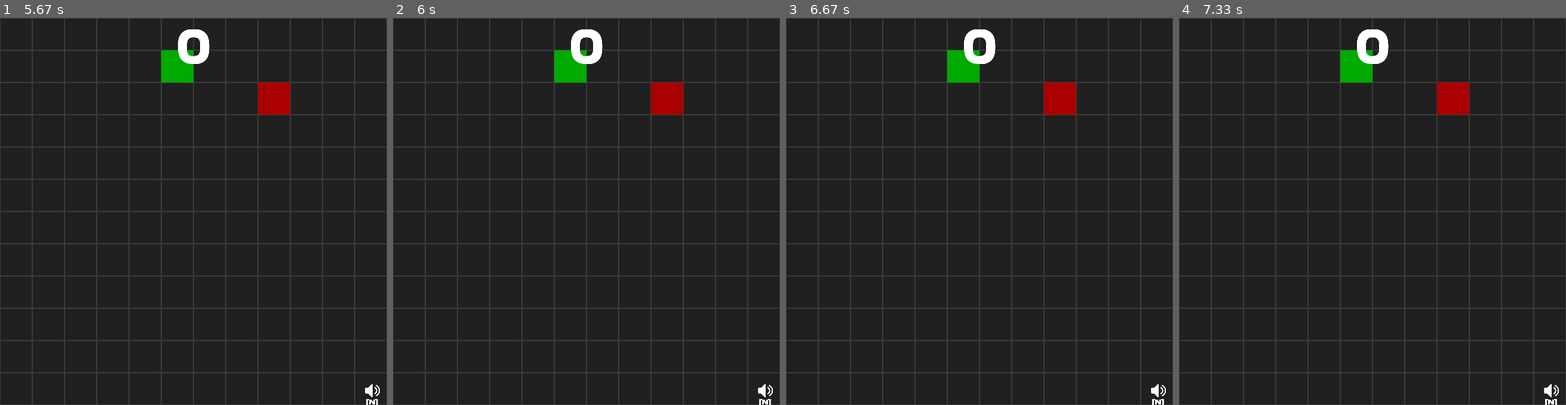
Above: before the commit, frames 1-4 (left to right).
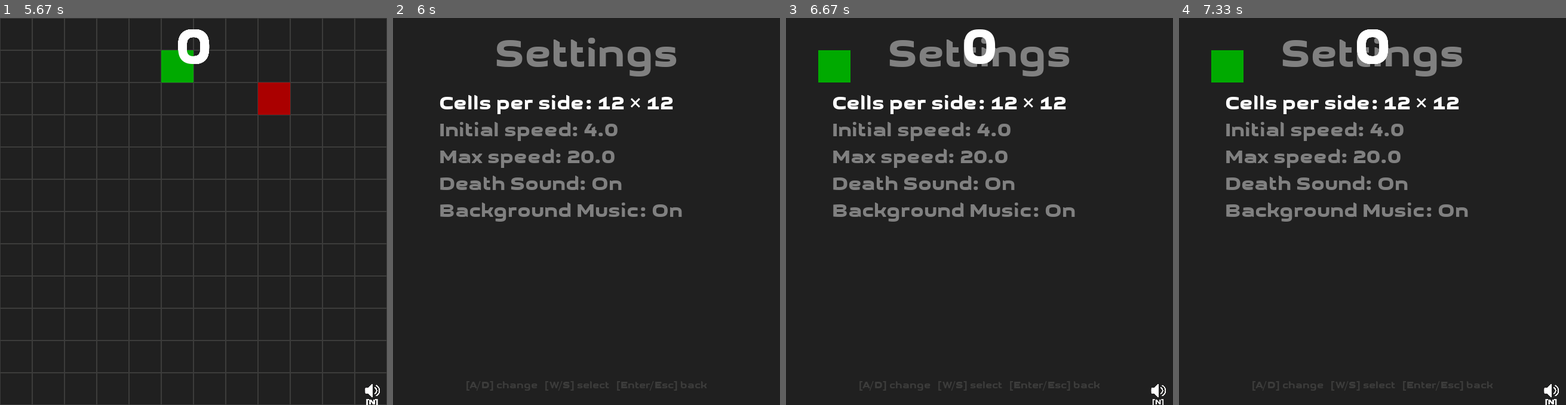
Above: after the commit, the same moments.

Repository: fossguild/naja
Game: pygame game, started from kobra.py
Same seed, same stepped clock (60 frames per second), same inputs: the game is played once before the commit and once after it.
Inputs:
- Up to frame 1 (5.67 s): tap Enter at 0.33, 1.17 s; hold M 0.67-1.13 s; hold Up 0.67-1.13 s; hold Up 1.77-2.27 s; tap Space at 2.93 s; hold P 3.63-4.37 s; hold Left 3.63-4.37 s
- Up to frame 2 (6 s): hold M from 5.9 s (still down); hold Left from 5.9 s (still down)
- Up to frame 3 (6.67 s): release M at 6.62 s; release Left at 6.62 s; tap Enter at 6.65 s
- Up to frame 4 (7.33 s): no input

Frame 1 is identical in both runs. In frame 2, 14% of the frame differs, in the area x 0-100%, y 0-100%; in frame 3, 14%; in frame 4, 14%.

Commit message:
code: fix setting menu

Diff:
--- a/kobra.py
+++ b/kobra.py
@@ -660,6 +660,13 @@
                 sys.exit()
             elif event.key == pygame.K_p:  # P         : pause game
                 game_on = not game_on
+            elif event.key in (pygame.K_m, pygame.K_ESCAPE):  # M or ESC : open menu
+                if not game_on:
+                    was_running = game_on
+                    game_on = 0
+                    run_settings_menu()
+                    apply_settings(reset_objects=True)
+                    game_on = was_running
             elif event.key == pygame.K_n:  # N : toggle music mute
                 SETTINGS["background_music"] = not SETTINGS["background_music"]
                 apply_settings(reset_objects=False)
